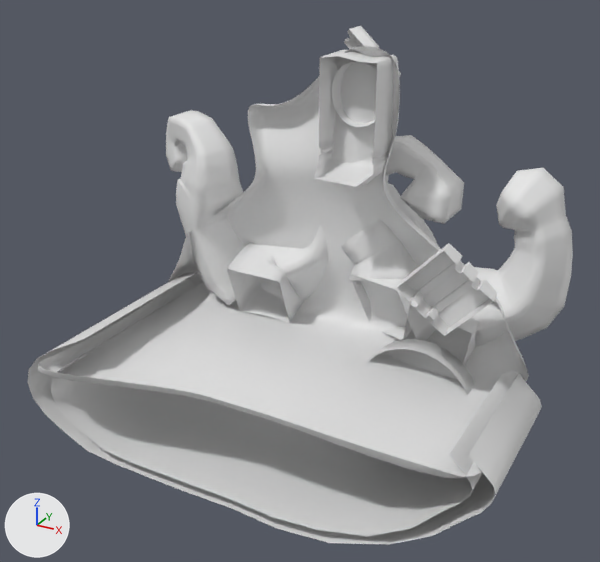
One commit to the FBX model Assets/Artists/Andrea/Models/BossOctopusBody.fbx: the scene before it, then after it.
Before and after are seen from a 50 mm camera at (2.22, -3.9, 2.67) aimed at (0.04, 0.05, 0.7). Every picture has the same lights, and +X, +Y and +Z are marked at lower left. Where no turn or scale is listed for an object, it has been applied to the vertices.

The first picture shows 'BossOctopusBody'.
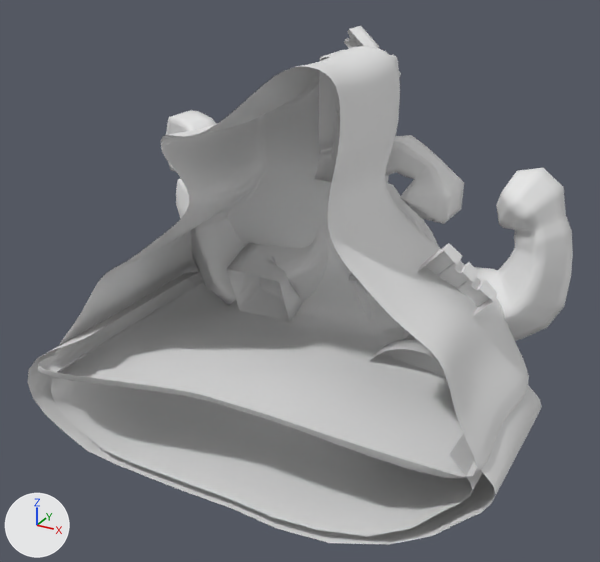
The newer file is also turned or shifted as a whole; pictures and numbers use the older file's frame.

Where the change shows, as pixel boxes (x1, y1, x2, y2) in the pictures (600 x 562 px):
part 1 of me_cube_052, added
    after: (55, 46, 529, 476)

What changed in the scene script:
```text
Change me_cube_052:
    used by ob_bossoctopusbody; location = (0.0, 0.0, 0.0)
    remove me_cube_052.from_pydata(...)  # 6967 vertices, 6755 faces; spans x -1.54..1.46, y -0.8..0.93, z -0.48..2.1
    add me_cube_052.from_pydata(...)  # 7977 vertices, 7775 faces; spans x -1.54..1.46, y -0.8..0.93, z -0.48..2.1
    me_cube_052 part 1: 1010 vertices added at x -1.33..1.36, y -0.59..0.43, z 0.18..2.02
```
